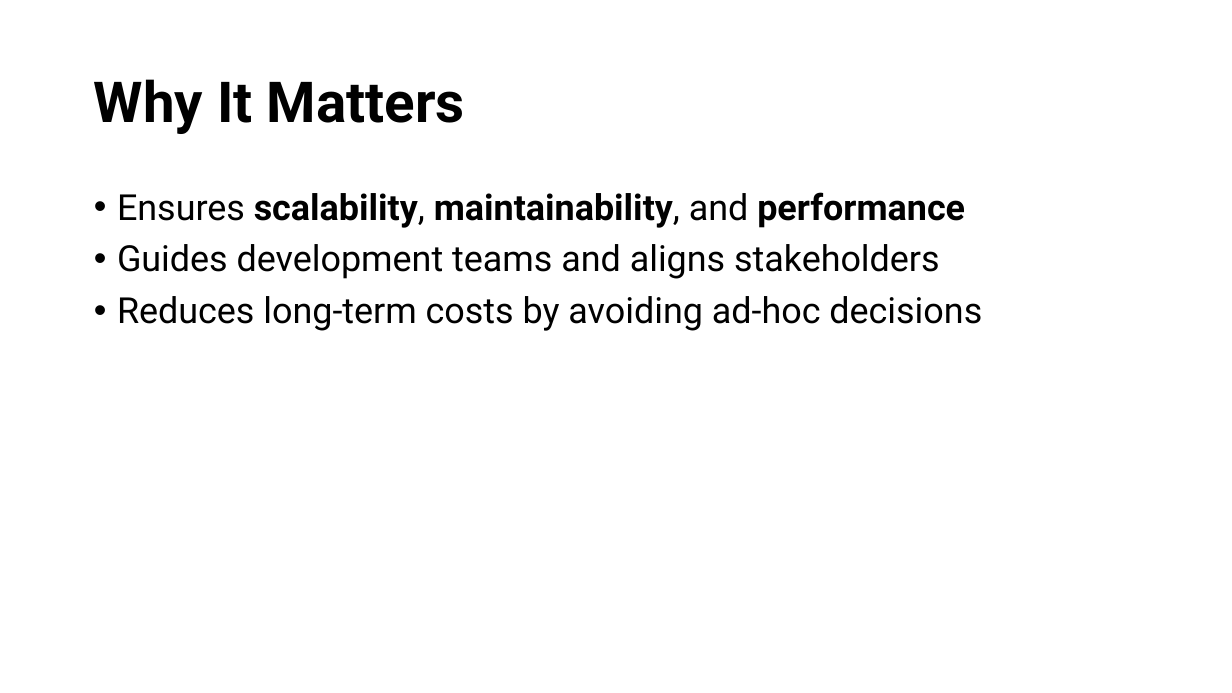
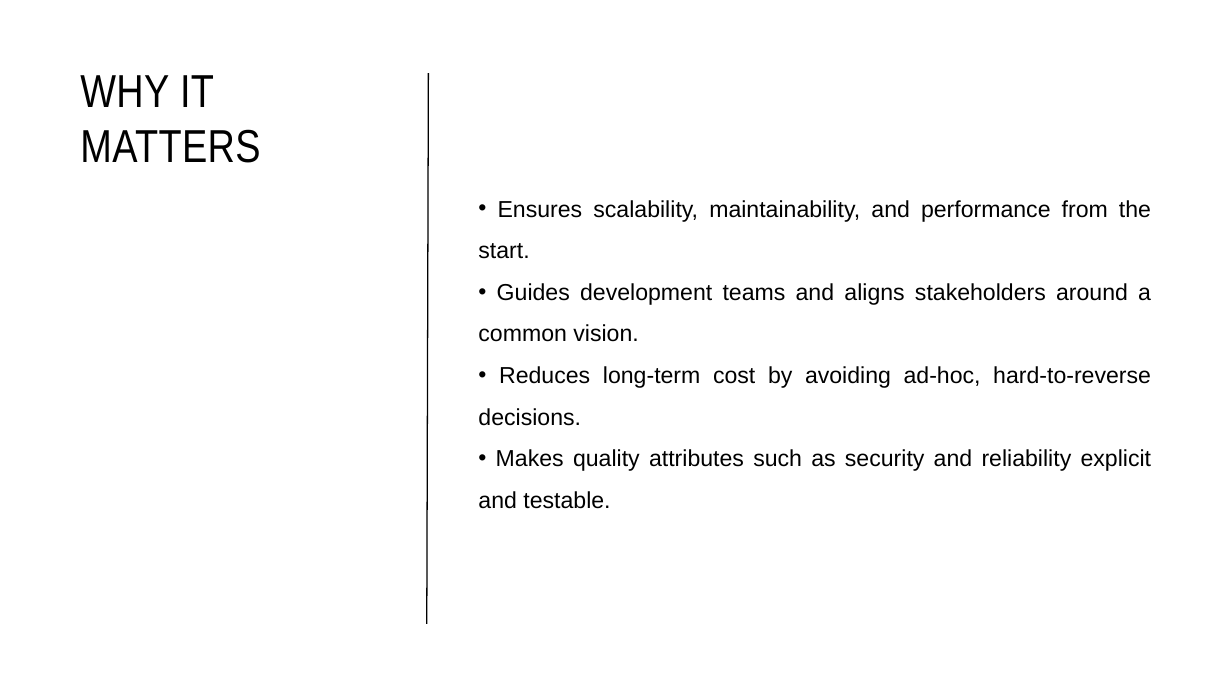
Before and after one commit to JonathanSolisP/design-course, a slide deck: slide 3 of Semana 6/Software Architecture.pptx. Drawn at 1232x693 pixels with LibreOffice and Linux fonts; fonts in the diff are those of the drawing. Boxes give left, top, right and bottom in pixels: in the first picture for what was removed or moved away, otherwise in the second. Text is boxed around its words. In the diff, an @@ line names an element or a change of style, - is before the commit and + after.

```diff
--- a/Semana 6/Software Architecture.pptx
+++ b/Semana 6/Software Architecture.pptx
@@ title "WHY IT MATTERS" at (80,75,260,163): vertical alignment middle to top @@
@@ title at (80,75,260,163): text changed; size 44 to 36 pt; font Roboto to Arial Narrow; bold off @@
-Why It Matters
+WHY IT MATTERS
@@ line added from (427, 624) to (429, 73), #000000 1 pt @@
@@ text "Ensures scalability, maintainability, and performance ..." at (478,200,1152,509): vertical alignment top to middle @@
@@ text at (478,200,1152,509): text changed; size 28 to 18 pt; font Roboto to Arial @@
-• Ensures scalability, maintainability, and performance
-• Guides development teams and aligns stakeholders
-• Reduces long‑term costs by avoiding ad‑hoc decisions
+• Ensures scalability, maintainability, and performance from the start.
+• Guides development teams and aligns stakeholders around a common vision.
+• Reduces long-term cost by avoiding ad-hoc, hard-to-reverse decisions.
+• Makes quality attributes such as security and reliability explicit and testable.
```
Also in this commit, not shown: 12 other slides changed, 7 slides added, 38 other files.
